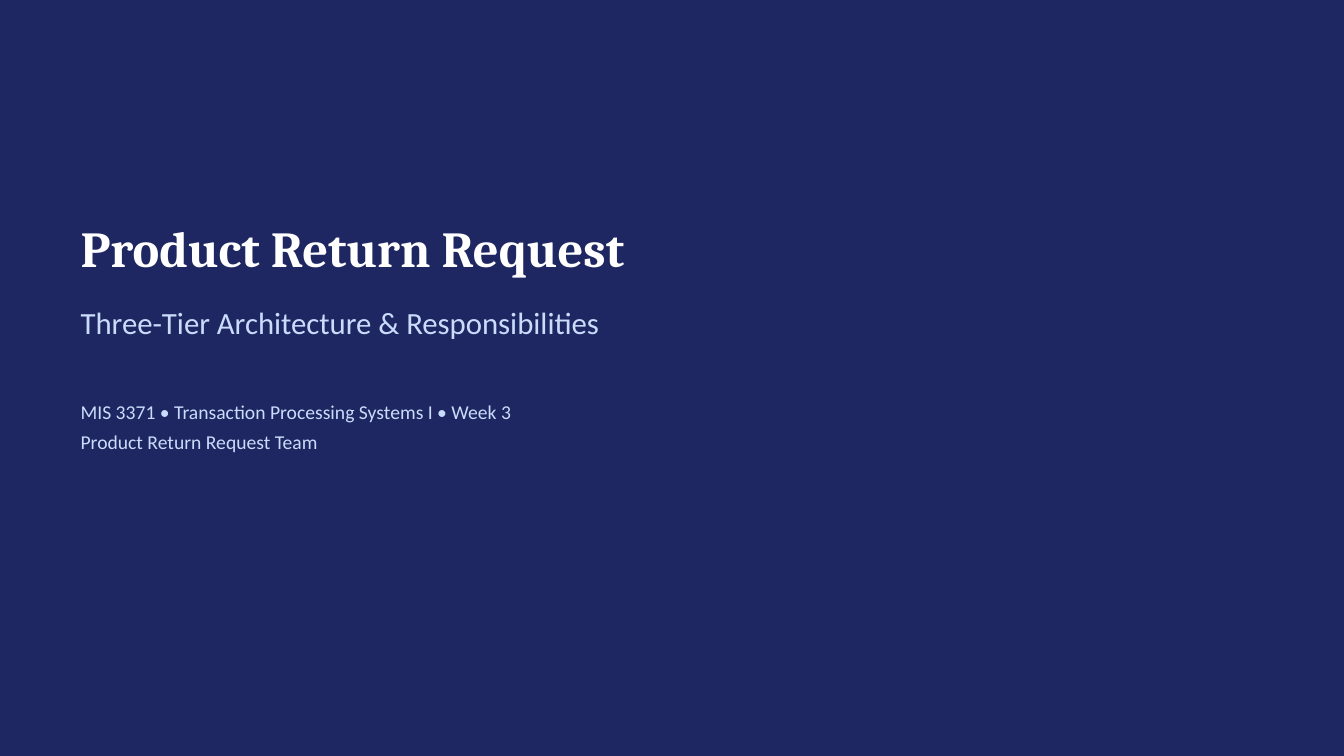
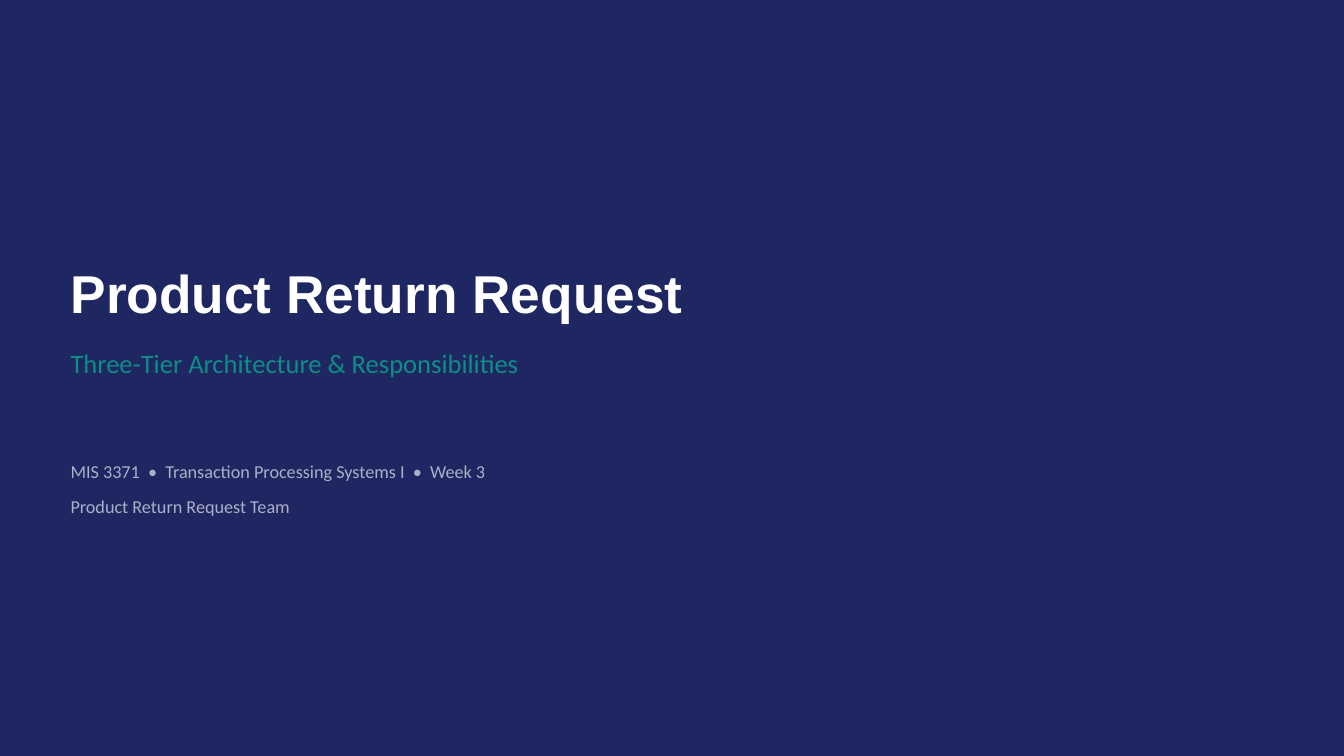
Before and after one commit to mBudnikUH/MIS3371-Section26252-Group7, a slide deck: slide 1 of docs/week3/architecture-v1.pptx. Drawn at 1344x756 pixels with LibreOffice and Linux fonts; fonts in the diff are those of the drawing. Boxes give left, top, right and bottom in pixels: in the first picture for what was removed or moved away, otherwise in the second. Text is boxed around its words. In the diff, an @@ line names an element or a change of style, - is before the commit and + after.

Commit message:
Redesign Week 3 PowerPoint decks and fix PowerPoint repair-on-open bug

```diff
--- a/docs/week3/architecture-v1.pptx
+++ b/docs/week3/architecture-v1.pptx
@@ text "Product Return Request": place and size @@
-text "Product Return Request" at bbox=[81, 232, 625, 278]
+text "Product Return Request" at bbox=[71, 274, 682, 323]
@@ text "Product Return Request" at bbox=[71, 274, 682, 323]: size 36 to 38 pt, font Cambria to Arial @@
@@ text "Three-Tier Architecture & Responsibilities": place and size @@
-text "Three-Tier Architecture & Responsibilities" at bbox=[81, 312, 599, 339]
+text "Three-Tier Architecture & Responsibilities" at bbox=[71, 354, 518, 377]
@@ text "Three-Tier Architecture & Responsibilities" at bbox=[71, 354, 518, 377]: size 22 to 19 pt, text colour #CADCFC to #0E8C86 @@
@@ text at bbox=[81, 435, 318, 452]: paragraph removed @@
-Product Return Request Team
@@ text "MIS 3371 • Transaction Processing ...": place and size @@
-text "MIS 3371 • Transaction Processing ..." at bbox=[81, 405, 511, 452]
+text "MIS 3371 • Transaction Processing ..." at bbox=[71, 465, 485, 481]
@@ text "MIS 3371 • Transaction Processing ..." at bbox=[71, 465, 485, 481]: size 14 to 13 pt, text colour #CADCFC to #AAB0C8; line spacing 1.3 to 1 @@
@@ text added at bbox=[71, 500, 290, 516], 13 pt, text #AAB0C8 @@
+Product Return Request Team
```
Also in this commit, not shown: 3 other slides changed, 2 other files.
